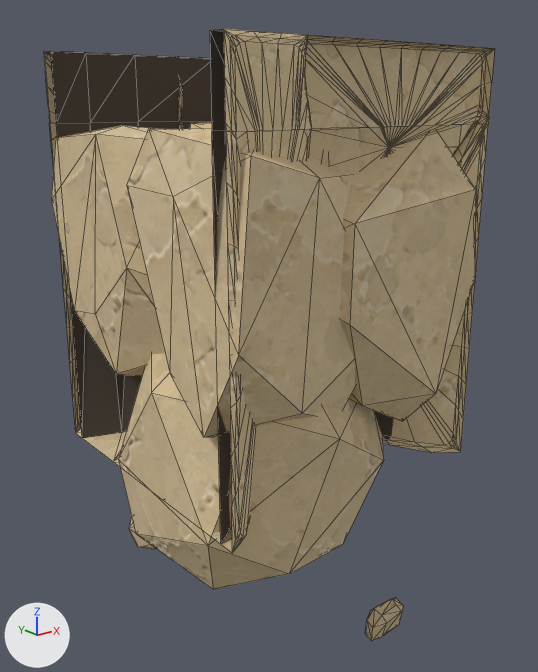
One commit to the glTF model assets/custom/models/ground_modules/ground_bottom_square_strip_08.glb: the scene before it, then after it.
Both versions are drawn from a camera (50 mm lens) standing at (-1.04, -1.46, 0.84) and looking at (0.53, 0.5, 0.06). The axes (+X, +Y, +Z) are drawn at lower left. The lights are the same throughout. The first picture is the older version. Mesh edges are drawn as thin lines. Vertices at exactly the same position are counted once.

Names of what the first picture shows: 'GroundBottomSquareStrip08_Body'.
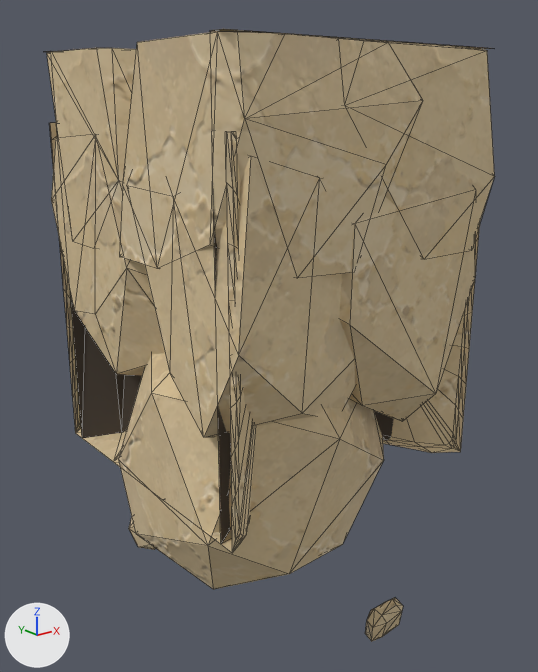
What differs and where, as boxes [x1, y1, x2, y2] in the pictures (538 x 672 px; the box of a moved part takes in the faces that stretch with it):
'GroundBottomSquareStrip08_Body', reshaped
    before: [44, 29, 495, 642]
    after: [45, 29, 495, 642]
part 1 of me_groundbottomsquarestrip08_bodymesh, added (beige)
    after: [47, 48, 136, 217]
part 2 of me_groundbottomsquarestrip08_bodymesh, moved or reshaped
    before: [224, 29, 495, 152]
    after: [120, 31, 495, 276]
part 3 of me_groundbottomsquarestrip08_bodymesh, reshaped (mostly hidden)
    before: [44, 52, 182, 123]

Edits to the bpy script that builds the scene:
```text
Change me_groundbottomsquarestrip08_bodymesh:
    used by ob_groundbottomsquarestrip08_body; location = (0.0, 0.0, 0.0)
    remove me_groundbottomsquarestrip08_bodymesh.from_pydata(...)  # 976 vertices, 1839 faces; spans x 0.0..1.0, y -0.04..1.04, z -0.96..1.0
    add me_groundbottomsquarestrip08_bodymesh.from_pydata(...)  # 913 vertices, 1615 faces; spans x 0.0..1.0, y -0.04..1.04, z -0.96..1.0
    me_groundbottomsquarestrip08_bodymesh part 1: a new loose piece of 27 vertices spanning x 0.0..0.66, y 0.44..1.04, z 0.4..1.0, in mat_sandstone_plate_15_003
    me_groundbottomsquarestrip08_bodymesh part 2: 5 vertices moved within x 0.09..0.56, y -0.01..0.03, z 0.78..1.0; 82 vertices removed from x 0.0..1.0, y -0.01..0.07, z 0.78..1.0; 50 vertices added at x 0.0..1.0, y -0.04..0.56, z 0.4..1.0
    me_groundbottomsquarestrip08_bodymesh part 3: 5 vertices moved within x 0.46..0.98, y 0.98..1.0, z 0.78; 84 vertices removed from x 0.0..1.0, y 0.93..1.0, z 0.78..1.0
    other edits to the shape of me_groundbottomsquarestrip08_bodymesh do not show in these pictures
```
